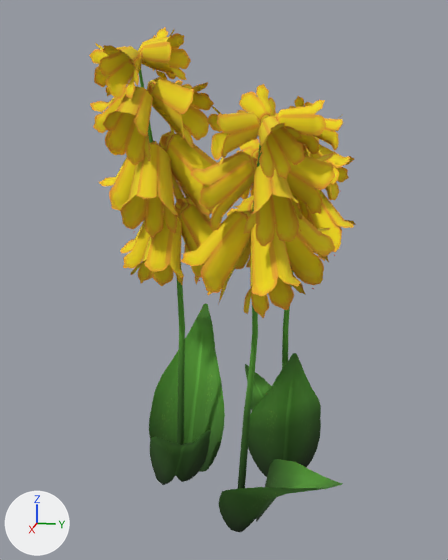
What one commit did to the glTF model assets/nature/Flower_4_Group.gltf.
One viewpoint serves both versions: a 50 mm camera at (3.03, 0.57, 1.95) aimed at (-0.04, -0.04, 1.18). Lighting does not change. The marker at lower left points along +X, +Y and +Z. The older version comes first.

Names of what the first picture shows: 'Flower_4_Group'.
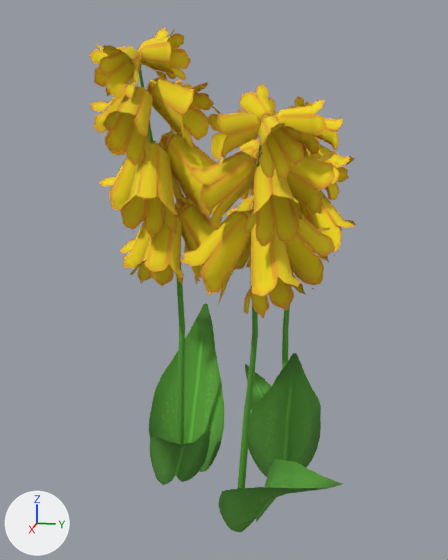
Where the newer file only moved an object's origin or applied its transform, the numbers keep the older frame.

The change, as a list of edits to the scene's bpy script:
```text
Change mat_leaves:
    remove # nodes: BsdfPrincipled, Math x3, Mix, OutputMaterial, TexImage, VertexColor
    nodes: BsdfPrincipled, Math x2, OutputMaterial, TexImage
Change mat_flowers:
    remove # nodes: BsdfPrincipled, Math x3, Mix, OutputMaterial, TexImage, VertexColor
    nodes: BsdfPrincipled, Math x2, OutputMaterial, TexImage
```

Boxes (x1, y1, x2, y2) around the edits, measured in the pictures (448 x 560 px):
'Flower_4_Group', recoloured (lighter): (149, 338, 321, 532) in both
